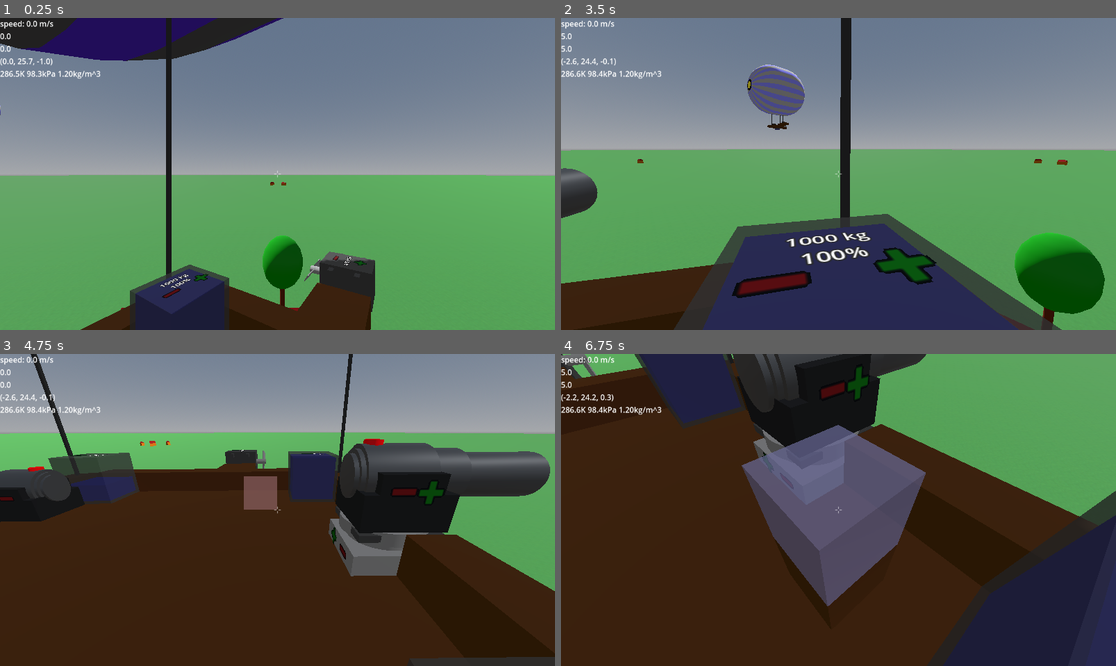
Above: before the commit, frames 1-4 (two rows, left to right).
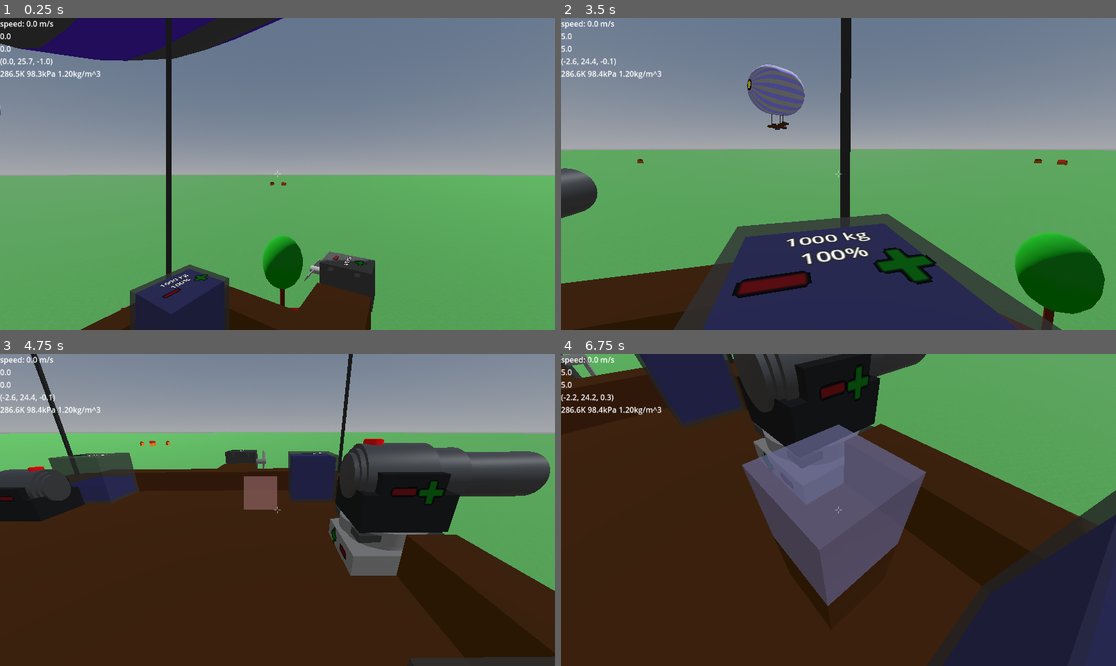
Above: after the commit, the same moments.

Repository: jmdejong/airships
Game: Godot game, scene res://scenes/world.tscn
Same seed, same stepped clock (60 frames per second), same inputs: the game is played once before the commit and once after it.
Inputs (mouse positions are in pixels of both pictures, inside the frame that each line leads up to):
- Up to frame 1 (0.25 s): no input
- Up to frame 2 (3.5 s): move the mouse to (960, 158) at 0.52 s; hold D (right) 0.53-1.28 s; click (960, 158) at 0.6 s; move the mouse to (810, 174) at 1.27 s; hold W (forwards) from 1.28 s (still down); tap Mouse wheel down (rotate_left) at 1.35 s; move the mouse to (849, 167) at 2.02 s; tap Mouse wheel up (rotate_right) at 2.1 s; move the mouse to (832, 180) at 2.77 s; tap Shift (sprint) at 2.85 s; click (832, 180) at 2.92 s
- Up to frame 3 (4.75 s): move the mouse to (316, 513) at 3.52 s; tap B (toggle_build) at 3.6 s; release W (forwards) at 4.25 s; drag from (532, 391) to (194, 432) at 4.27 s
- Up to frame 4 (6.75 s): move the mouse to (844, 510) at 5.02 s; hold W (forwards) 5.03-5.78 s; click (844, 510) at 5.1 s; move the mouse to (816, 503) at 5.77 s; hold D (right) 5.78-6.53 s; tap Mouse wheel down (rotate_left) at 5.85 s; tap Enter at 6.5 s; move the mouse to (866, 510) at 6.52 s; hold W (forwards) from 6.53 s (still down); tap Mouse wheel up (rotate_right) at 6.6 s

The runs differ from the first frame. In frame 1, less than 0.1% of the frame differs, in the area x 32-61%, y 75-81%; in frame 2, less than 0.1%; in frame 3, 0.1%; in frame 4, 0.3%, in the area x 0-100%, y 0-99%.

Commit message:
built a barometer

Diff:
--- /dev/null
+++ b/code/components/barometer.gd
@@ -0,0 +1,6 @@
+extends Control
+
+
+func _process(_delta):
+	var pressure: float = Atmosphere.pressure(%CenterOfMass.global_position.y)
+	rotation = %Scale.value_to_angle(pressure/1000)
--- /dev/null
+++ b/code/components/round_meter_scale.gd
@@ -0,0 +1,29 @@
+extends Control
+
+var center: Vector2 = size / 2
+@export var markings: int = 100
+@export var bow: float = 300
+@export var mark_step: float = 1
+@export var format_str: String = "%2.0f"
+var lo: float = - bow / 2
+var scale_: float = bow / markings
+
+func _draw() -> void:
+	for v: int in (markings + 1):
+		var angle: float = deg_to_rad(v * scale_ + lo)
+		draw_radial_line(angle, 96 if v%10==0 else 102 if v%5 == 0 else 108, 118)
+	var default_font = ThemeDB.fallback_font
+	var default_font_size = 16
+	for v: int in range(0, markings + 1, 10):
+		var value: float = v * mark_step
+		var angle: float = deg_to_rad(v * scale_ + lo)
+		draw_set_transform(center, angle + PI, Vector2.ONE)
+		var p: Vector2 = Vector2(-92, 8)#center + Vector2.RIGHT.rotated(angle) * 10
+		draw_string(default_font, p, format_str % [value], HORIZONTAL_ALIGNMENT_CENTER, -1, default_font_size, Color.BLACK)
+
+func value_to_angle(value: float) -> float:
+	return deg_to_rad(value / mark_step * scale_ + lo)
+
+func draw_radial_line(angle: float, start: float, end: float) -> void:
+	var dir: Vector2 = Vector2.RIGHT.rotated(angle)
+	draw_line(center + dir * start, center + dir * end, Color.BLACK, 1.0)
--- /dev/null
+++ b/scenes/components/barometer.tscn
@@ -0,0 +1,107 @@
+[gd_scene load_steps=13 format=3 uid="uid://kutuwinsanlc"]
+
+[ext_resource type="Script" uid="uid://cv4oa72xgm6qh" path="res://code/components/box_component.gd" id="1_8dutg"]
+[ext_resource type="Texture2D" uid="uid://dpt1n6dqno5b3" path="res://textures/panels/barometer.png" id="3_lej88"]
+[ext_resource type="Script" uid="uid://b5h0whorneh61" path="res://code/components/round_meter_scale.gd" id="4_8dutg"]
+[ext_resource type="PackedScene" uid="uid://c80fsqccc2hnu" path="res://scenes/connection.tscn" id="4_khmtl"]
+[ext_resource type="Script" uid="uid://b2tsvl4vm6aqm" path="res://code/components/barometer.gd" id="5_3tkq3"]
+
+[sub_resource type="BoxShape3D" id="BoxShape3D_obbup"]
+size = Vector3(0.3, 0.1, 0.3)
+
+[sub_resource type="CylinderMesh" id="CylinderMesh_ijxw4"]
+top_radius = 0.2
+bottom_radius = 0.2
+height = 0.2
+radial_segments = 16
+rings = 1
+cap_top = false
+
+[sub_resource type="StandardMaterial3D" id="StandardMaterial3D_8dutg"]
+albedo_color = Color(0.49, 0.320215, 0.0049, 1)
+
+[sub_resource type="QuadMesh" id="QuadMesh_ijxw4"]
+size = Vector2(0.4, 0.4)
+orientation = 1
+
+[sub_resource type="ViewportTexture" id="ViewportTexture_ijxw4"]
+viewport_path = NodePath("SubViewport")
+
+[sub_resource type="StandardMaterial3D" id="StandardMaterial3D_lej88"]
+resource_local_to_scene = true
+transparency = 2
+alpha_scissor_threshold = 0.5
+alpha_antialiasing_mode = 0
+albedo_texture = SubResource("ViewportTexture_ijxw4")
+
+[sub_resource type="BoxShape3D" id="BoxShape3D_744bp"]
+size = Vector3(0.1, 0.1, 0.1)
+
+[node name="Barometer" type="Node3D"]
+script = ExtResource("1_8dutg")
+
+[node name="CollisionShape3D" type="CollisionShape3D" parent="."]
+transform = Transform3D(1, 0, 0, 0, 1, 0, 0, 0, 1, 0.25, 0.2, 0.25)
+shape = SubResource("BoxShape3D_obbup")
+
+[node name="CenterOfMass" type="Node3D" parent="."]
+unique_name_in_owner = true
+transform = Transform3D(1, 0, 0, 0, 1, 0, 0, 0, 1, 0.25, 0.2, 0.25)
+
+[node name="Case" type="MeshInstance3D" parent="CenterOfMass"]
+mesh = SubResource("CylinderMesh_ijxw4")
+surface_material_override/0 = SubResource("StandardMaterial3D_8dutg")
+
+[node name="Display" type="MeshInstance3D" parent="CenterOfMass"]
+transform = Transform3D(1, 0, 0, 0, 1, 0, 0, 0, 1, 0, 0.1, 0)
+mesh = SubResource("QuadMesh_ijxw4")
+surface_material_override/0 = SubResource("StandardMaterial3D_lej88")
+
+[node name="Connection" parent="." instance=ExtResource("4_khmtl")]
+
+[node name="CollisionShape3D" type="CollisionShape3D" parent="Connection"]
+transform = Transform3D(1, 0, 0, 0, 1, 0, 0, 0, 1, 0.25, 0, 0.25)
+shape = SubResource("BoxShape3D_744bp")
+
+[node name="SubViewport" type="SubViewport" parent="."]
+transparent_bg = true
+size = Vector2i(256, 256)
+
+[node name="Scale" type="TextureRect" parent="SubViewport"]
+unique_name_in_owner = true
+offset_right = 256.0
+offset_bottom = 256.0
+texture = ExtResource("3_lej88")
+script = ExtResource("4_8dutg")
+
+[node name="Label" type="Label" parent="SubViewport/Scale"]
+modulate = Color(0, 0, 0, 1)
+layout_mode = 1
+anchors_preset = 7
+anchor_left = 0.5
+anchor_top = 1.0
+anchor_right = 0.5
+anchor_bottom = 1.0
+offset_left = 57.0
+offset_top = -162.0
+offset_right = 125.0
+offset_bottom = -113.0
+grow_horizontal = 2
+grow_vertical = 0
+rotation = 1.5708
+text = "Pressure
+kPa"
+horizontal_alignment = 1
+
+[node name="Hand" type="ColorRect" parent="SubViewport"]
+anchors_preset = 5
+anchor_left = 0.5
+anchor_right = 0.5
+offset_left = -20.0
+offset_top = 128.0
+offset_right = 100.0
+offset_bottom = 130.0
+grow_horizontal = 2
+pivot_offset = Vector2(20, 1)
+color = Color(0.533333, 0.4, 0, 1)
+script = ExtResource("5_3tkq3")
--- a/scenes/ships/gunboat.tscn
+++ b/scenes/ships/gunboat.tscn
@@ -10,6 +10,7 @@
 [ext_resource type="PackedScene" uid="uid://gag3g3ctvxpx" path="res://scenes/components/wood_panel.tscn" id="7_vq8bv"]
 [ext_resource type="PackedScene" uid="uid://bnh82toixngca" path="res://scenes/components/cable8m.tscn" id="8_iel0n"]
 [ext_resource type="PackedScene" uid="uid://cckr01vpro7r" path="res://scenes/components/rotary_table.tscn" id="8_qrdk5"]
+[ext_resource type="PackedScene" uid="uid://kutuwinsanlc" path="res://scenes/components/barometer.tscn" id="9_oh3md"]
 
 [node name="GunBoat" instance=ExtResource("1_rb74k")]
 
@@ -54,6 +55,9 @@
 
 [node name="Cannon3" parent="Components/Machines/RotaryTable" index="3" instance=ExtResource("7_3nb3f")]
 transform = Transform3D(1, 0, -2.13163e-14, 0, 1, 0, 2.13163e-14, 0, 1, 0, 0.5, 0)
+
+[node name="Barometer" parent="Components/Machines" index="10" instance=ExtResource("9_oh3md")]
+transform = Transform3D(1, 0, 0, 0, 1, 0, 0, 0, 1, 4.5, 0.5, 0.5)
 
 [node name="Basket" parent="Components" index="2" instance=ExtResource("3_3nb3f")]
 
Not shown, added: code/components/barometer.gd.uid
Not shown, added: code/components/round_meter_scale.gd.uid
Not shown: 1 places in scenes/ships/gunboat.tscn that only renumber resources
Binary file added: textures/panels/barometer.png
Not shown, added: textures/panels/barometer.png.import
